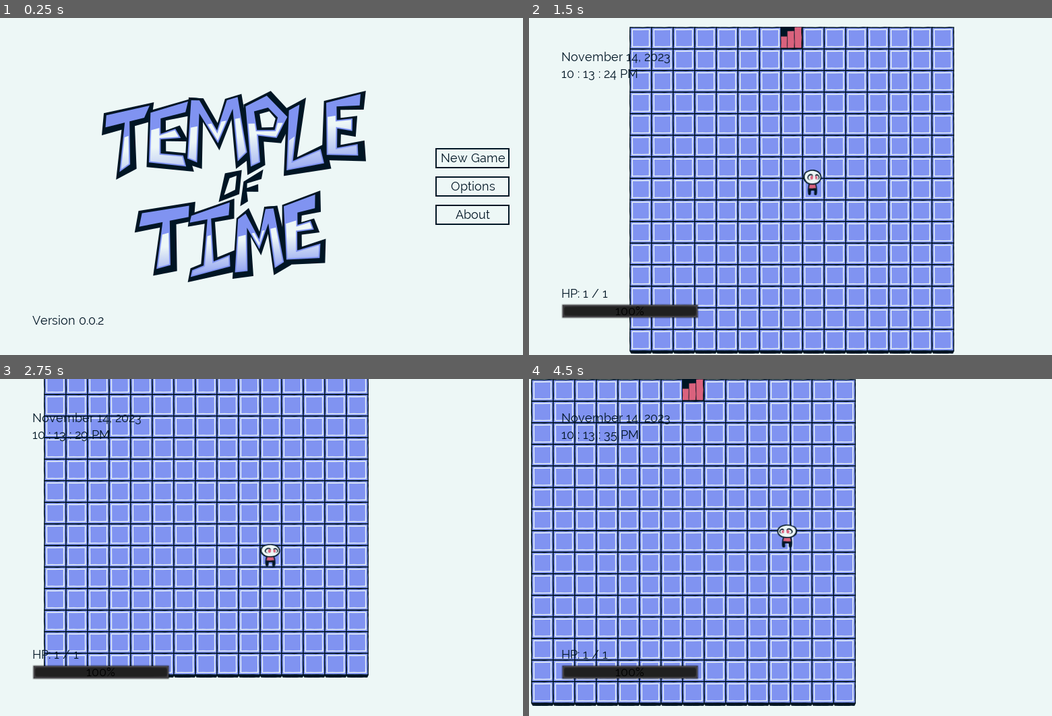
Above: before the commit, frames 1-4 (two rows, left to right).
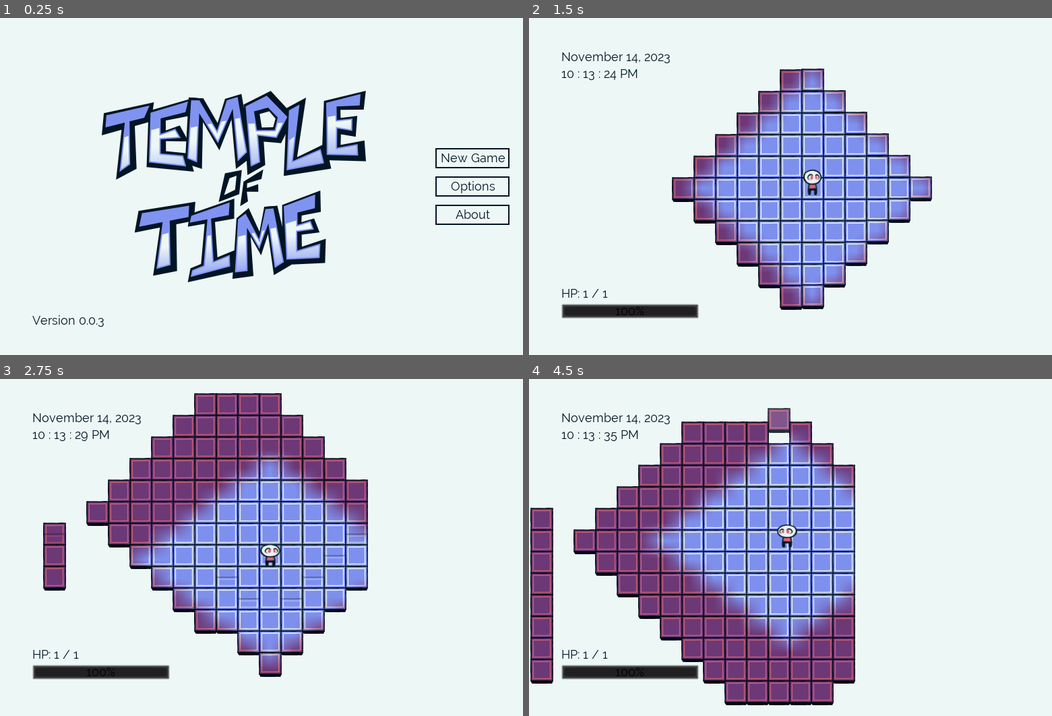
Above: after the commit, the same moments.

Repository: kairuma/temple-of-time
Game: Godot game, scene res://scene/state/MainMenu.tscn
Two runs of this game, one before a commit and one after it. Both use one fixed random seed, a clock stepped at 60 frames per second and the inputs below.
Inputs:
- Up to frame 1 (0.25 s): no input
- Up to frame 2 (1.5 s): click "New Game" at 0.5 s; hold Right (right) from 1.28 s (still down)
- Up to frame 3 (2.75 s): release Right (right) at 2.03 s; hold Down (down) from 2.03 s (still down)
- Up to frame 4 (4.5 s): release Down (down) at 2.78 s; hold Right (right) 2.78-3.53 s; hold Up (up) 3.53-4.28 s; hold Left (left) from 4.28 s (still down)

The runs differ from the first frame. In frame 1, less than 0.1% of the frame differs, in the area x 18-20%, y 88-92%; in frame 2, 48%; in frame 3, 44%; in frame 4, 49%, in the area x 0-63%, y 0-97%.
Error in both runs: Trying to assign value of type 'ProgressBar' to a variable of type 'Label'. (res://scene/entity/Player.gd:6)

Commit message:
ADD:Implemented FOV system.

Diff:
--- a/project.godot
+++ b/project.godot
@@ -13,9 +13,15 @@
 "class": "Entity",
 "language": "GDScript",
 "path": "res://scene/entity/Entity.gd"
+}, {
+"base": "Sprite",
+"class": "Tile",
+"language": "GDScript",
+"path": "res://scene/Tile.gd"
 } ]
 _global_script_class_icons={
-"Entity": ""
+"Entity": "",
+"Tile": ""
 }
 
 [application]
@@ -31,6 +37,10 @@
 [autoload]
 
 Global="*res://scene/Global.gd"
+
+[debug]
+
+gdscript/warnings/enable=false
 
 [display]
 
--- a/scene/Global.gd
+++ b/scene/Global.gd
@@ -32,6 +32,7 @@
 		"player_y": map_node.get_player_y(),
 		"player_hp": map_node.get_player_hp(),
 		"entities": map_node.get_saved_entities(),
+		"tiles": map_node.get_shown_tiles(),
 		"time": time,
 	}
 	var save_file: File = File.new()
--- a/scene/Map.gd
+++ b/scene/Map.gd
@@ -12,6 +12,7 @@
 	9: 30, 10: 31, 11: 30, 12: 31
 }
 
+var tile_class: Resource = preload("res://scene/Tile.tscn")
 var stairs_class: Resource = preload("res://scene/entity/Stairs.tscn")
 var fey_class: Resource = preload("res://scene/entity/npc/Fey.tscn")
 
@@ -28,8 +29,10 @@
 var world_seed: int = 1597463007 setget ,get_world_seed
 var map_seed: int = 1597463007
 var saved_entities: Array = [] setget ,get_saved_entities
+var shown_tiles: Array = [] setget ,get_shown_tiles
 var start_x: int = 7
 var start_y: int = 7
+var cells: Array = []
 
 func _ready() -> void:
 	randomize()
@@ -40,13 +43,15 @@
 	else:
 		load_game()
 	gen_map_seeds()
-	gen_map(true)
+	gen_map(true, false)
 	$Player.set_map_x(start_x)
 	$Player.set_map_y(start_y)
+	render_map()
 
 func init_new_game() -> void:
 	for i in 16:
 		saved_entities.append([])
+		shown_tiles.append([])
 	world_seed = ((randi() << 31) + (randi() % 0x7FFFFFFF))
 	set_start_time(OS.get_datetime())
 
@@ -70,6 +75,7 @@
 	start_y = save_data["player_y"]
 	$Player.set_hp(save_data["player_hp"])
 	saved_entities = save_data["entities"]
+	shown_tiles = save_data["tiles"]
 	var time: Dictionary = save_data["time"]
 	time["year"] = saved_year
 	set_start_time(time)
@@ -91,7 +97,7 @@
 func gen_home(going_down: bool) -> void:
 	for y in height:
 		for x in width:
-			$TileMap.set_cell(x, y, 0)
+			set_cell(x, y, true)
 	if going_down:
 		$Player.set_map_x(7)
 		$Player.set_map_y(7)
@@ -106,9 +112,13 @@
 	stairs.set_map_x(7)
 	stairs.set_map_y(0)
 
-func gen_map(going_down: bool) -> void:
+func gen_map(going_down: bool, render: bool = true) -> void:
+	init_cells()
 	if floor_num == 0:
 		gen_home(going_down)
+		show_tiles()
+		if render:
+			render_map()
 		return
 	map_seed = seeds[floor_num - 1]
 	var rooms: Array = []
@@ -139,7 +149,7 @@
 	while i < rooms.size():
 		for y in rooms[i][3]:
 			for x in rooms[i][2]:
-				$TileMap.set_cell(rooms[i][0] + x, rooms[i][1] + y, 0)
+				set_cell(rooms[i][0] + x, rooms[i][1] + y, true)
 		i += 1
 	for h in height / 2:
 		for w in width / 2:
@@ -148,12 +158,15 @@
 	var dead_ends: Array = get_dead_ends()
 	while dead_ends.size() != 0:
 		for d in dead_ends:
-			$TileMap.set_cell(d[0], d[1], -1)
+			set_cell(d[0], d[1], false)
 		dead_ends = get_dead_ends()
 	if saved_entities[floor_num] == []:
 		populate(rooms)
 	else:
 		load_entities(saved_entities[floor_num], going_down)
+	show_tiles()
+	if render:
+		render_map()
 
 func populate(rooms: Array) -> void:
 	var exit_index: int = random_int() % (rooms.size() - 1)
@@ -216,6 +229,24 @@
 		entity.set_map_y(e[2])
 		entity.set_hp(e[3])
 
+func init_cells() -> void:
+	cells.clear()
+	for i in width * height:
+		cells.append(false)
+	if shown_tiles[floor_num] == []:
+		shown_tiles[floor_num] = cells.duplicate()
+
+func get_cell(x: int, y: int) -> bool:
+	if x < 0 or y < 0 or x >= width or y >= height:
+		return false
+	return cells[x + y * width]
+
+func set_cell(x: int, y: int, b: bool) -> void:
+	cells[x + y * width] = b
+
+func is_ground(x: int, y: int) -> bool:
+	return get_cell(x, y)
+
 func is_in_room(x: int, y: int, rooms: Array) -> bool:
 	for r in rooms:
 		if x >= r[0] and x <= r[0] + r[2] and y >= r[1] and y <= r[1] + r[3]:
@@ -223,52 +254,52 @@
 	return false
 
 func maze_gen(x: int, y: int, rooms: Array) -> void:
-	if $TileMap.get_cell(x, y) != 0:
-		$TileMap.set_cell(x, y, 0)
+	if !is_ground(x, y):
+		set_cell(x, y, true)
 		var walls: Array = []
-		if y - 2 >= 0 and $TileMap.get_cell(x, y - 2) != 0:
+		if y - 2 >= 0 and !is_ground(x, y - 2):
 			walls.append([x, y - 2])
-		if y + 2 <= height and $TileMap.get_cell(x, y + 2) != 0:
+		if y + 2 <= height and !is_ground(x, y + 2):
 			walls.append([x, y + 2])
-		if x - 2 >= 0 and $TileMap.get_cell(x - 2, y) != 0:
+		if x - 2 >= 0 and !is_ground(x - 2, y):
 			walls.append([x - 2, y])
-		if x + 2 <= width and $TileMap.get_cell(x + 2, y) != 0:
+		if x + 2 <= width and !is_ground(x + 2, y):
 			walls.append([x + 2, y])
 		while !walls.empty():
 			var index: int = random_int() % walls.size()
 			var w: Array = walls[index]
 			walls.remove(index)
-			$TileMap.set_cell(w[0], w[1], 0)
+			set_cell(w[0], w[1], true)
 			var needs_wall: bool = true
 			var dir: Array = [0, 1, 2, 3]
 			while needs_wall and dir.size() > 0:
 				var dir_index: int = random_int() % dir.size()
 				match dir[dir_index]:
 					0:
-						if w[0] - 2 >= 0 and $TileMap.get_cell(w[0] - 2, w[1]) == 0 and !is_in_room(w[0] - 2, w[1], rooms):
-							$TileMap.set_cell(w[0] - 1, w[1], 0)
+						if w[0] - 2 >= 0 and is_ground(w[0] - 2, w[1]) and !is_in_room(w[0] - 2, w[1], rooms):
+							set_cell(w[0] - 1, w[1], true)
 							needs_wall = false
 					1:
-						if w[0] + 2 <= width and $TileMap.get_cell(w[0] + 2, w[1]) == 0 and !is_in_room(w[0] + 2, w[1], rooms):
-							$TileMap.set_cell(w[0] + 1, w[1], 0)
+						if w[0] + 2 <= width and is_ground(w[0] + 2, w[1]) and !is_in_room(w[0] + 2, w[1], rooms):
+							set_cell(w[0] + 1, w[1], true)
 							needs_wall = false
 					2:
-						if w[1] - 2 >= 0 and $TileMap.get_cell(w[0], w[1] - 2) == 0 and !is_in_room(w[0], w[1] - 2, rooms):
-							$TileMap.set_cell(w[0], w[1] - 1, 0)
+						if w[1] - 2 >= 0 and is_ground(w[0], w[1] - 2) and !is_in_room(w[0], w[1] - 2, rooms):
+							set_cell(w[0], w[1] - 1, true)
 							needs_wall = false
 					3:
-						if w[1] + 2 <= height and $TileMap.get_cell(w[0], w[1] + 2) == 0 and !is_in_room(w[0], w[1] + 2, rooms):
-							$TileMap.set_cell(w[0], w[1] + 1, 0)
+						if w[1] + 2 <= height and is_ground(w[0], w[1] + 2) and !is_in_room(w[0], w[1] + 2, rooms):
+							set_cell(w[0], w[1] + 1, true)
 							needs_wall = false
 				dir.remove(dir_index)
 			if !needs_wall:
-				if w[1] - 2 >= 0 and $TileMap.get_cell(w[0], w[1] - 2) != 0 and !walls.has([w[0], w[1] - 2]):
+				if w[1] - 2 >= 0 and !is_ground(w[0], w[1] - 2) and !walls.has([w[0], w[1] - 2]):
 					walls.append([w[0], w[1] - 2])
-				if w[1] + 2 <= height and $TileMap.get_cell(w[0], w[1] + 2) != 0 and !walls.has([w[0], w[1] + 2]):
+				if w[1] + 2 <= height and !is_ground(w[0], w[1] + 2) and !walls.has([w[0], w[1] + 2]):
 					walls.append([w[0], w[1] + 2])
-				if w[0] - 2 >= 0 and $TileMap.get_cell(w[0] - 2, w[1]) != 0 and !walls.has([w[0] - 2, w[1]]):
+				if w[0] - 2 >= 0 and !is_ground(w[0] - 2, w[1]) and !walls.has([w[0] - 2, w[1]]):
 					walls.append([w[0] - 2, w[1]])
-				if w[0] + 2 <= width and $TileMap.get_cell(w[0] + 2, w[1]) != 0 and !walls.has([w[0] + 2, w[1]]):
+				if w[0] + 2 <= width and !is_ground(w[0] + 2, w[1]) and !walls.has([w[0] + 2, w[1]]):
 					walls.append([w[0] + 2, w[1]])
 
 func add_doors(rooms: Array) -> void:
@@ -285,38 +316,38 @@
 		var side: int = dirs[random_int() % dirs.size()]
 		if side == 0 || dirs[random_int() % dirs.size()] == 0:
 			for x in r[2]:
-				if $TileMap.get_cell(r[0] + (x + r[2] / 2) % r[2], r[1] - 2) == 0:
-					$TileMap.set_cell(r[0] + (x + r[2] / 2) % r[2], r[1] - 1, 0)
+				if is_ground(r[0] + (x + r[2] / 2) % r[2], r[1] - 2):
+					set_cell(r[0] + (x + r[2] / 2) % r[2], r[1] - 1, true)
 					break
 		if side == 1 || dirs[random_int() % dirs.size()] == 1:
 			for x in r[2]:
-				if $TileMap.get_cell(r[0] + (x + r[2] / 2) % r[2], r[1] + r[3] + 1) == 0:
-					$TileMap.set_cell(r[0] + (x + r[2] / 2) % r[2], r[1] + r[3], 0)
+				if is_ground(r[0] + (x + r[2] / 2) % r[2], r[1] + r[3] + 1):
+					set_cell(r[0] + (x + r[2] / 2) % r[2], r[1] + r[3], true)
 					break
 		if side == 2 || dirs[random_int() % dirs.size()] == 2:
 			for y in r[3]:
-				if $TileMap.get_cell(r[0] - 2, r[1] + (y + r[3] / 2) % r[3]) == 0:
-					$TileMap.set_cell(r[0] - 1, r[1] + (y + r[3] / 2) % r[3], 0)
+				if is_ground(r[0] - 2, r[1] + (y + r[3] / 2) % r[3]):
+					set_cell(r[0] - 1, r[1] + (y + r[3] / 2) % r[3], true)
 					break
 		if side == 3 || dirs[random_int() % dirs.size()] == 3:
 			for y in r[3]:
-				if $TileMap.get_cell(r[0] + r[2] + 1, r[1] + (y + r[3] / 2) % r[3]) == 0:
-					$TileMap.set_cell(r[0] + r[2], r[1] + (y + r[3] / 2) % r[3], 0)
+				if is_ground(r[0] + r[2] + 1, r[1] + (y + r[3] / 2) % r[3]):
+					set_cell(r[0] + r[2], r[1] + (y + r[3] / 2) % r[3], true)
 					break
 
 func get_dead_ends() -> Array:
 	var result: Array = []
 	for y in height:
 		for x in width:
-			if $TileMap.get_cell(x, y) == 0:
+			if is_ground(x, y):
 				var neighbors: int = 0
-				if x - 1 >= 0 and $TileMap.get_cell(x - 1, y) == 0:
+				if x - 1 >= 0 and is_ground(x - 1, y):
 					neighbors += 1
-				if x + 1 <= width and $TileMap.get_cell(x + 1, y) == 0:
+				if x + 1 < width and is_ground(x + 1, y):
 					neighbors += 1
-				if y - 1 >= 0 and $TileMap.get_cell(x, y - 1) == 0:
+				if y - 1 >= 0 and is_ground(x, y - 1):
 					neighbors += 1
-				if y + 1 <= height and $TileMap.get_cell(x, y + 1) == 0:
+				if y + 1 < height and is_ground(x, y + 1):
 					neighbors += 1
 				if neighbors <= 1:
 					result.append([x, y])
@@ -420,9 +451,6 @@
 		year += 9223372023054775807
 	update_time_hud()
 
-func is_ground(x: int, y: int) -> bool:
-	return $TileMap.get_cell(x, y) == 0
-
 func get_world_seed() -> int:
 	return world_seed
 
@@ -453,6 +481,9 @@
 		saved_entities[floor_num].append([e.get_id(), e.get_map_x(), e.get_map_y(), e.get_hp()])
 		e.queue_free()
 	return saved_entities
+
+func get_shown_tiles() -> Array:
+	return shown_tiles
 
 func descend() -> void:
 	if floor_num == 15:
@@ -463,7 +494,6 @@
 	for e in $Entities.get_children():
 		saved_entities[floor_num].append([e.get_id(), e.get_map_x(), e.get_map_y(), e.get_hp()])
 		e.queue_free()
-	$TileMap.clear()
 	set_floor_num(floor_num + 1)
 	gen_map(true)
 
@@ -472,7 +502,6 @@
 	for e in $Entities.get_children():
 		saved_entities[floor_num].append([e.get_id(), e.get_map_x(), e.get_map_y(), e.get_hp()])
 		e.queue_free()
-	$TileMap.clear()
 	set_floor_num(floor_num - 1)
 	gen_map(false)
 
@@ -484,7 +513,54 @@
 			return e
 	return null
 
+func show_tiles() -> void:
+	for tile in $Tiles.get_children():
+		tile.queue_free()
+	var i: int = 0
+	for tile_bool in shown_tiles[floor_num]:
+		if tile_bool:
+			var tile: Tile = tile_class.instance()
+			$Tiles.add_child(tile)
+			tile.set_map_pos(i % width, i / width)
+		i += 1
+
+func render_map() -> void:
+	var fov: int = $Player.get_insight() + 5
+	var q: Array = []
+	var visited: Array = []
+	q.append($Player.get_map_x() + $Player.get_map_y() * width)
+	while !q.empty():
+		var i: int = q.pop_front()
+		var n: Array = [i % width, i / width]
+		visited.append(n[0] + n[1] * width)
+		if is_ground(n[0], n[1]) and !shown_tiles[floor_num][n[0] + n[1] * width]:
+			var tile: Tile = tile_class.instance()
+			$Tiles.add_child(tile)
+			tile.set_map_pos(n[0], n[1])
+			shown_tiles[floor_num][n[0] + n[1] * width] = true
+		if abs($Player.get_map_x() - n[0]) + abs($Player.get_map_y() - n[1]) + 1 <= fov:
+			if !visited.has(n[0] + (n[1] - 1) * width) and !q.has(n[0] + (n[1] - 1) * width):
+				q.append(n[0] + (n[1] - 1) * width)
+			if !visited.has(n[0] + (n[1] + 1) * width) and !q.has(n[0] + (n[1] + 1) * width):
+				q.append(n[0] + (n[1] + 1) * width)
+			if !visited.has(n[0] - 1 + n[1] * width) and !q.has(n[0] - 1 + n[1] * width):
+				q.append(n[0] - 1 + n[1] * width)
+			if !visited.has(n[0] + 1 + n[1] * width) and !q.has(n[0] + 1 + n[1] * width):
+				q.append(n[0] + 1 + n[1] * width)
+	for entity in $Entities.get_children():
+		if abs($Player.get_map_x() - entity.get_map_x()) + abs($Player.get_map_y() - entity.get_map_y()) <= fov:
+			entity.show()
+			var alpha: float = entity.get_modulate().a
+			if alpha < 1.0:
+				$Tween.interpolate_property(entity, "modulate", Color(1.0, 1.0, 1.0, alpha), Color(1.0, 1.0, 1.0, 1.0), (1.0 - alpha) * 0.25, Tween.TRANS_BOUNCE, Tween.EASE_IN_OUT)
+		else:
+			var alpha: float = entity.get_modulate().a
+			if alpha > 0.0:
+				$Tween.interpolate_property(entity, "modulate", Color(1.0, 1.0, 1.0, alpha), Color(1.0, 1.0, 1.0, 0.0), alpha * 0.25, Tween.TRANS_BOUNCE, Tween.EASE_IN_OUT)
+	$Tween.start()
+
 func update_entities() -> void:
 	increment_time()
 	for e in $Entities.get_children():
 		e.update()
+	render_map()
--- a/scene/Map.tscn
+++ b/scene/Map.tscn
@@ -1,45 +1,20 @@
-[gd_scene load_steps=6 format=2]
+[gd_scene load_steps=4 format=2]
 
 [ext_resource path="res://scene/entity/Player.tscn" type="PackedScene" id=1]
 [ext_resource path="res://scene/Map.gd" type="Script" id=2]
-[ext_resource path="res://img/tile/floor.png" type="Texture" id=3]
 [ext_resource path="res://gui/temple_of_time_theme.tres" type="Theme" id=4]
-
-[sub_resource type="TileSet" id=1]
-0/name = "floor.png 0"
-0/texture = ExtResource( 3 )
-0/tex_offset = Vector2( 0, 0 )
-0/modulate = Color( 1, 1, 1, 1 )
-0/region = Rect2( 0, 0, 34, 37 )
-0/tile_mode = 0
-0/occluder_offset = Vector2( 0, 0 )
-0/navigation_offset = Vector2( 0, 0 )
-0/shape_offset = Vector2( 0, 0 )
-0/shape_transform = Transform2D( 1, 0, 0, 1, 0, 0 )
-0/shape_one_way = false
-0/shape_one_way_margin = 0.0
-0/shapes = [  ]
-0/z_index = 0
 
 [node name="Map" type="Node2D" groups=[
 "Map",
 ]]
 script = ExtResource( 2 )
 
-[node name="TileMap" type="TileMap" parent="."]
-position = Vector2( -16, -16 )
+[node name="Tiles" type="YSort" parent="."]
 z_index = -1
-tile_set = SubResource( 1 )
-cell_size = Vector2( 32, 32 )
-format = 1
 
 [node name="Entities" type="YSort" parent="."]
 
 [node name="Player" parent="." instance=ExtResource( 1 )]
-strength = 0
-agility = 0
-level = 1
-vitality = 0
 
 [node name="CanvasLayer" type="CanvasLayer" parent="."]
 
@@ -65,3 +40,8 @@
 __meta__ = {
 "_edit_use_anchors_": false
 }
+
+[node name="CanvasModulate" type="CanvasModulate" parent="."]
+color = Color( 0.854902, 0.384314, 0.490196, 1 )
+
+[node name="Tween" type="Tween" parent="."]
--- /dev/null
+++ b/scene/Tile.gd
@@ -0,0 +1,36 @@
+extends Sprite
+class_name Tile
+
+var map_x: int = -1 setget ,get_map_x
+var map_y: int = -1 setget ,get_map_y
+var alive: bool = true
+
+func is_alive() -> bool:
+	return alive
+
+func get_map_x() -> int:
+	return map_x
+
+func get_map_y() -> int:
+	return map_y
+
+func set_map_pos(x: int, y: int) -> void:
+	map_x = x
+	map_y = y
+	var start_pos: Vector2 = Vector2(map_x * Entity.CELL_SIZE, map_y * Entity.CELL_SIZE)
+	$Tween.interpolate_property(self, "position", start_pos - Vector2(0.0, 128.0), start_pos, 0.25, Tween.TRANS_EXPO, Tween.EASE_OUT)
+	$Tween.interpolate_property(self, "modulate", Color(1.0, 1.0, 1.0, 0.0), Color(1.0, 1.0, 1.0, 1.0), 0.25, Tween.TRANS_EXPO, Tween.EASE_OUT)
+	$Tween.start()
+	show()
+
+func remove() -> void:
+	alive = false
+	var start_pos: Vector2 = Vector2(map_x * Entity.CELL_SIZE, map_y * Entity.CELL_SIZE)
+	$Tween.interpolate_property(self, "position", start_pos, start_pos + Vector2(0.0, 128.0), 0.25, Tween.TRANS_EXPO, Tween.EASE_IN)
+	$Tween.interpolate_property(self, "scale", Vector2(1.0, 1.0), Vector2(0.5, 0.5), 0.25, Tween.TRANS_EXPO, Tween.EASE_IN)
+	$Tween.interpolate_property(self, "modulate", Color(1.0, 1.0, 1.0, 1.0), Color(1.0, 1.0, 1.0, 0.0), 0.25, Tween.TRANS_EXPO, Tween.EASE_OUT)
+	$Tween.start()
+
+func check_free() -> void:
+	if !alive:
+		queue_free()
--- /dev/null
+++ b/scene/Tile.tscn
@@ -0,0 +1,13 @@
+[gd_scene load_steps=3 format=2]
+
+[ext_resource path="res://img/tile/floor.png" type="Texture" id=1]
+[ext_resource path="res://scene/Tile.gd" type="Script" id=2]
+
+[node name="Tile" type="Sprite"]
+position = Vector2( -2048, -2048 )
+texture = ExtResource( 1 )
+offset = Vector2( 0, 2 )
+script = ExtResource( 2 )
+
+[node name="Tween" type="Tween" parent="."]
+[connection signal="tween_all_completed" from="Tween" to="." method="check_free"]
--- a/scene/entity/Entity.gd
+++ b/scene/entity/Entity.gd
@@ -8,10 +8,11 @@
 
 var map_x: int = 0 setget set_map_x, get_map_x
 var map_y: int = 0 setget set_map_y, get_map_y
+export(int, 1, 20) var level: int = 1
 export(int, -5, 5) var strength: int = 0
 export(int, -5, 5) var agility: int = 0
-export(int, 1, 20) var level: int = 1
 export(int, -5, 5) var vitality: int = 0 setget set_vitality
+export(int, -5, 5) var insight: int = 0 setget set_insight, get_insight
 export(EntityID) var id: int = EntityID.FEY setget ,get_id
 var max_hp: int = 1 setget set_max_hp
 var hp: int = 1 setget set_hp, get_hp
@@ -54,6 +55,12 @@
 func set_vitality(v: int) -> void:
 	vitality = v
 	set_max_hp((vitality + 5) * 5 + 10 * level / 3)
+
+func set_insight(i: int) -> void:
+	insight = i
+
+func get_insight() -> int:
+	return insight
 
 func set_max_hp(h: int) -> void:
 	var old_max: int = max_hp
--- a/scene/entity/Player.gd
+++ b/scene/entity/Player.gd
@@ -6,10 +6,20 @@
 onready var hp_bar: Label = $CanvasLayer/Hud/VBoxContainer/HpBar
 onready var pause_menu: Label = $CanvasLayer/PauseMenu
 
+var light_texture: Dictionary = {
+	-5: load("res://img/light/-5.png"), -4: load("res://img/light/-4.png"),
+	-3: load("res://img/light/-3.png"), -2: load("res://img/light/-2.png"),
+	-1: load("res://img/light/-1.png"), 0: load("res://img/light/0.png"),
+	1: load("res://img/light/1.png"), 2: load("res://img/light/2.png"),
+	3: load("res://img/light/3.png"), 4: load("res://img/light/4.png"),
+	5: load("res://img/light/5.png"),
+}
+
 func _ready() -> void:
 	set_process(true)
 	set_max_hp(max_hp)
 	set_hp(hp)
+	set_insight(insight)
 
 func _process(delta: float) -> void:
 	check_move()
@@ -38,6 +48,11 @@
 			if move_right():
 				emit_signal("tick")
 
+func set_insight(i: int) -> void:
+	.set_insight(i)
+	if $Sprite/Light2D != null:
+		$Sprite/Light2D.set_texture(light_texture[insight])
+
 func set_max_hp(h: int) -> void:
 	.set_max_hp(h)
 	if hp_label != null:
--- a/scene/entity/Player.tscn
+++ b/scene/entity/Player.tscn
@@ -1,10 +1,11 @@
-[gd_scene load_steps=6 format=2]
+[gd_scene load_steps=7 format=2]
 
 [ext_resource path="res://img/entity/player.png" type="Texture" id=1]
 [ext_resource path="res://scene/entity/Entity.tscn" type="PackedScene" id=2]
 [ext_resource path="res://scene/entity/Player.gd" type="Script" id=3]
 [ext_resource path="res://gui/temple_of_time_theme.tres" type="Theme" id=4]
 [ext_resource path="res://scene/menu/PauseMenu.tscn" type="PackedScene" id=5]
+[ext_resource path="res://img/light/0.png" type="Texture" id=6]
 
 [node name="Player" instance=ExtResource( 2 )]
 script = ExtResource( 3 )
@@ -17,6 +18,11 @@
 [node name="Sprite" type="Sprite" parent="." index="1"]
 texture = ExtResource( 1 )
 offset = Vector2( 0, -8 )
+
+[node name="Light2D" type="Light2D" parent="Sprite" index="0"]
+texture = ExtResource( 6 )
+texture_scale = 32.0
+color = Color( 0.145098, 0.615686, 0.509804, 1 )
 
 [node name="CanvasLayer" type="CanvasLayer" parent="." index="4"]
 
--- a/scene/state/MainMenu.tscn
+++ b/scene/state/MainMenu.tscn
@@ -69,7 +69,7 @@
 margin_right = 752.0
 margin_bottom = 460.0
 size_flags_vertical = 10
-text = "Version 0.0.2"
+text = "Version 0.0.3"
 
 [node name="AboutPopup" type="PanelContainer" parent="."]
 visible = false
@@ -94,7 +94,7 @@
 margin_right = 690.0
 margin_bottom = 647.0
 size_flags_horizontal = 3
-text = "Temple of Time 0.0.2
+text = "Temple of Time 0.0.3
 Copyright (c) 2020 Kai Ruma
 
 This game uses Godot Engine, available under the following license:
Binary file added: img/light/-1.png
Not shown, added: img/light/-1.png.import
Binary file added: img/light/-2.png
Not shown, added: img/light/-2.png.import
Binary file added: img/light/-3.png
Not shown, added: img/light/-3.png.import
Binary file added: img/light/-4.png
Not shown, added: img/light/-4.png.import
Binary file added: img/light/-5.png
Not shown, added: img/light/-5.png.import
Binary file added: img/light/0.png
Not shown, added: img/light/0.png.import
(and 11 more such lines)
